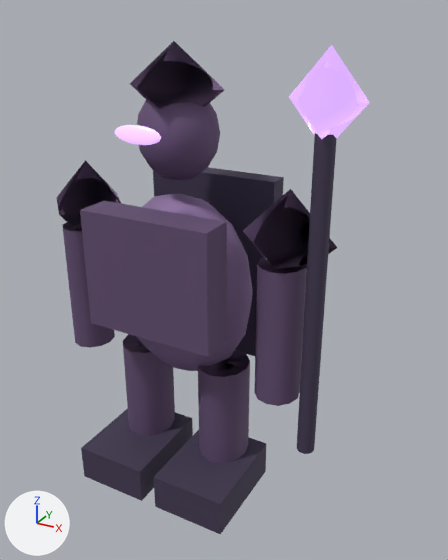
The glTF model public/assets/3d/enemies/summoner.glb as it was, and as the next commit left it.
Before and after are seen from a 50 mm camera at (1.44, -2.22, 2.21) aimed at (0.19, 0.05, 1.07). The lights are fixed; the arrows at lower left show +X, +Y and +Z. The older version comes first. Where no turn or scale is listed for an object, it has been applied to the vertices.

Names of what the first picture shows: 'arm1', 'breastplate', 'cape', 'eyes', 'head', 'leftBoot', 'leftLeg', 'rightBoot', 'rightLeg', 'shoulder1', 'staff', 'staffOrb', 'torso' and 3 more.
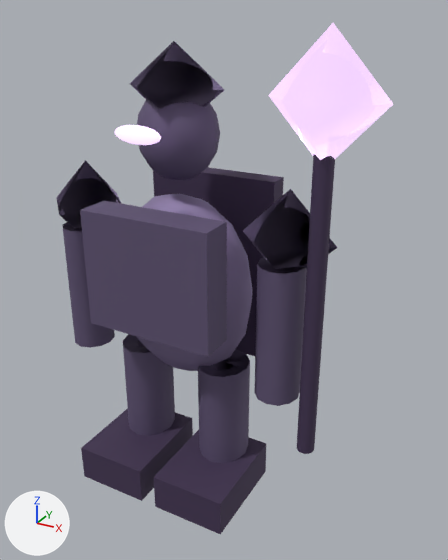
Boxes (x1, y1, x2, y2) around the edits, measured in the pictures (448 x 560 px):
```json
{"object": "staffOrb", "change": "recoloured, rescaled", "before": [289, 45, 370, 139], "after": [268, 23, 393, 160], "on screen": "54% wider, 45% taller"}
{"object": "eyes", "change": "recoloured", "before": [114, 125, 161, 145], "after": [114, 125, 161, 145]}
```

The change, as JSON lines over the scene's bpy script:
```json
{"op": "set", "path": "mat_arcaneemissive.emission_color", "old": "(0.71, 0.424, 1.0)", "new": "(0.894, 0.647, 1.0)", "note": "purple #dbaeff -> purple #f3d2ff"}
{"op": "set", "path": "ob_stafforb.scale", "old": "(0.3, 0.3, 0.36)", "new": "(0.46, 0.46, 0.5)"}
```
